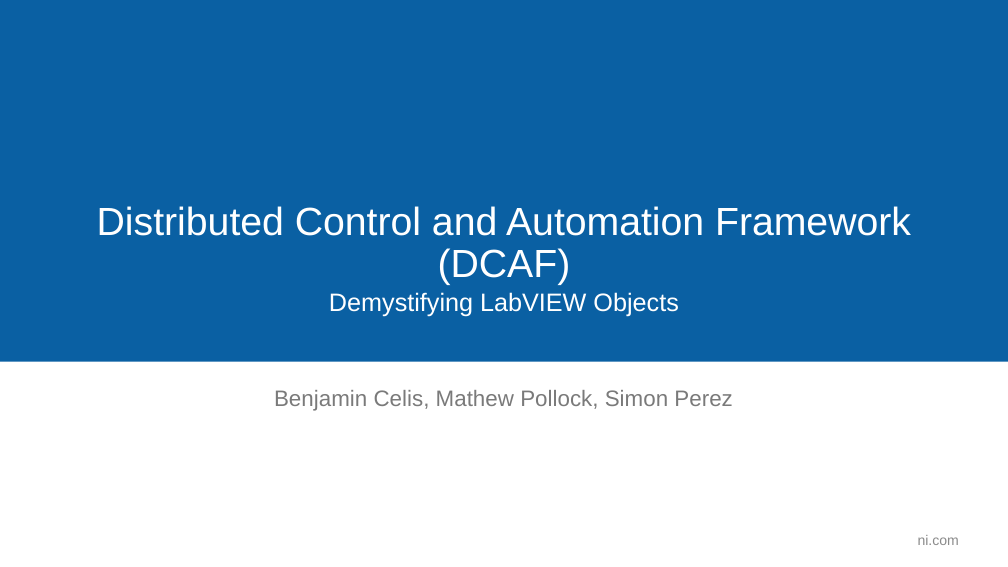
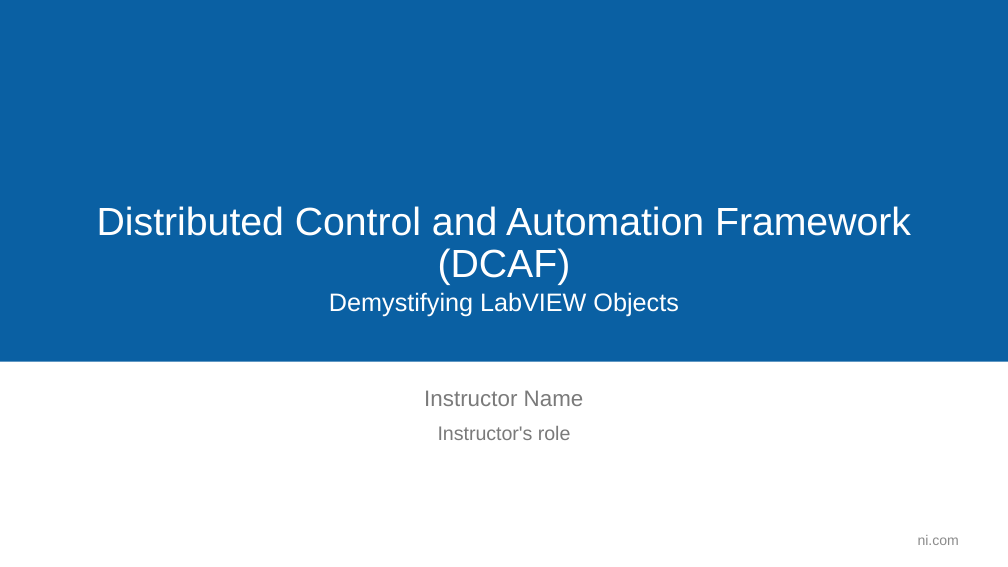
Before and after one commit to LabVIEW-DCAF/Documentation, a slide deck: slide 3 of Trunk/Getting Started Material/DCAF Training/2 Demystifying LabVIEW Object Oriented.pptx. Drawn at 1008x567 pixels with LibreOffice and Linux fonts; fonts in the diff are those of the drawing; background and template pictures are left out. Boxes give left, top, right and bottom in pixels: in the first picture for what was removed or moved away, otherwise in the second. Text is boxed around its words. In the diff, an @@ line names an element or a change of style, - is before the commit and + after.

```diff
--- a/Trunk/Getting Started Material/DCAF Training/2 Demystifying LabVIEW Object Oriented.pptx
+++ b/Trunk/Getting Started Material/DCAF Training/2 Demystifying LabVIEW Object Oriented.pptx
@@ text at bbox=[424, 390, 584, 406]: text changed @@
-Benjamin Celis, Mathew Pollock, Simon Perez
+Instructor Name
@@ text added at bbox=[438, 426, 571, 440], 18.7 pt, text #7A7A7A @@
+Instructor's role
```
Also in this commit, not shown: 8 other slides changed, 18 slides added, 1 slide removed.
